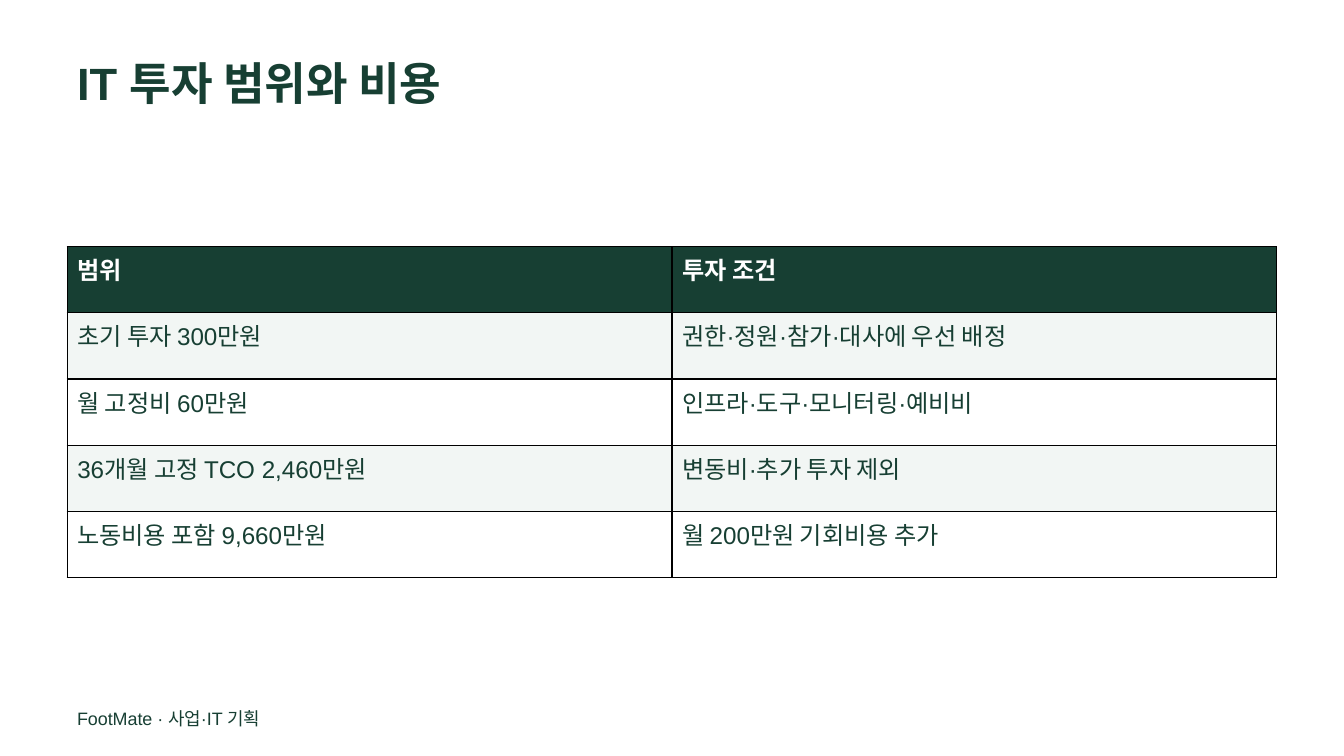
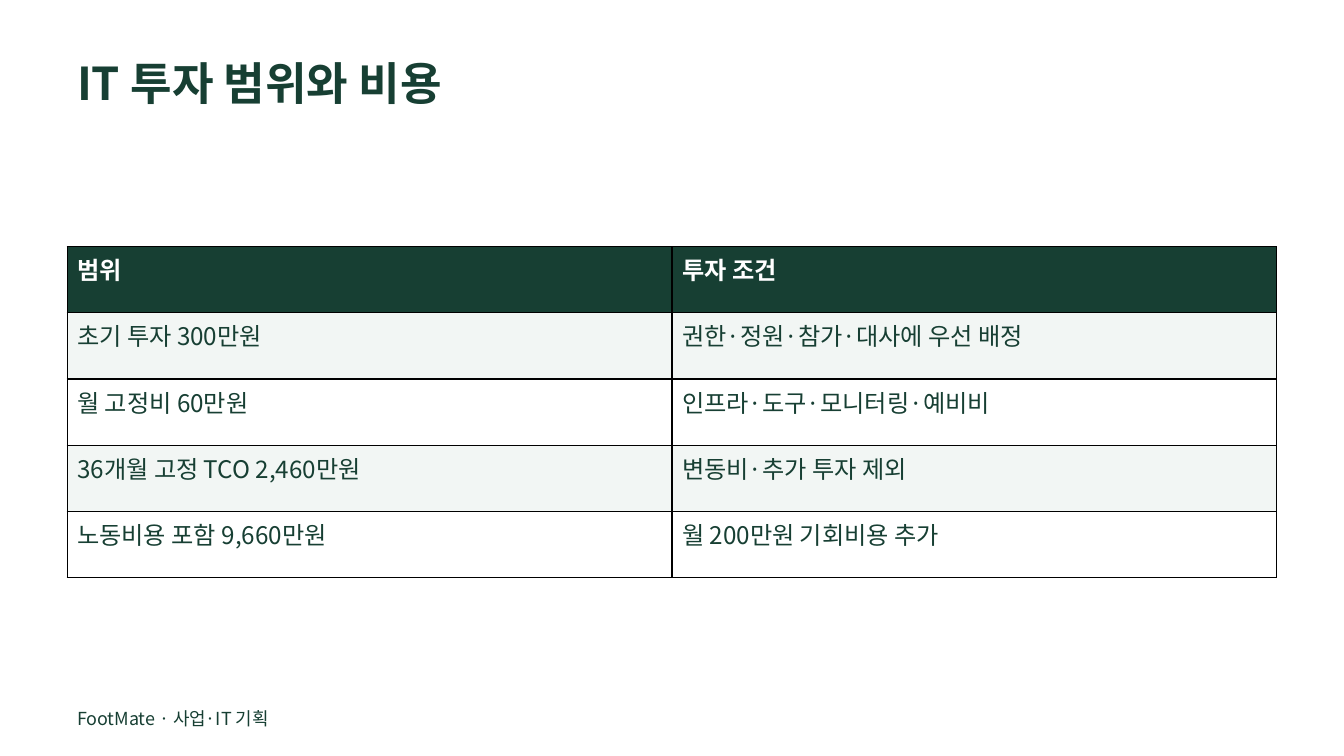
Before and after one commit to dohyunkimmm/footmate, a slide deck: slide 8 of src/case-study/downloads/footmate_report.pptx. Drawn at 1344x756 pixels with LibreOffice and Linux fonts; fonts in the diff are those of the drawing. Boxes give left, top, right and bottom in pixels: in the first picture for what was removed or moved away, otherwise in the second. Text is boxed around its words. In the diff, an @@ line names an element or a change of style, - is before the commit and + after.

Commit message:
Unify FootMate presentation typography with Pretendard and Tossface
* Inspect source PPT design before matching ROI slide

* Inspect original PPT table row and cell styling

* Prepare branded deck styling and synchronized browser previews

* Match PPT typography and ROI layout to originals with Tossface icon and all previews

* Render Tossface using embedded bitmap font strike sizes

* Use Pretendard across slides and Tossface emoji on ROI slide

* Remove one-time presentation styling utility and workflow

* Remove one-time presentation styling utility and workflow

---------

```diff
--- a/src/case-study/downloads/footmate_report.pptx
+++ b/src/case-study/downloads/footmate_report.pptx
@@ text "IT 투자 범위와 비용" at bbox=[77, 62, 442, 104]: font Arial to Noto Sans CJK KR @@
@@ table at bbox=[68, 247, 1277, 578] @@
@@ font Arial to Noto Sans CJK KR @@
@@ text "FootMate · 사업·IT 기획" at bbox=[77, 710, 269, 727]: font Arial to Noto Sans CJK KR @@
```
Also in this commit, not shown: 9 other slides changed, 1 other file.
